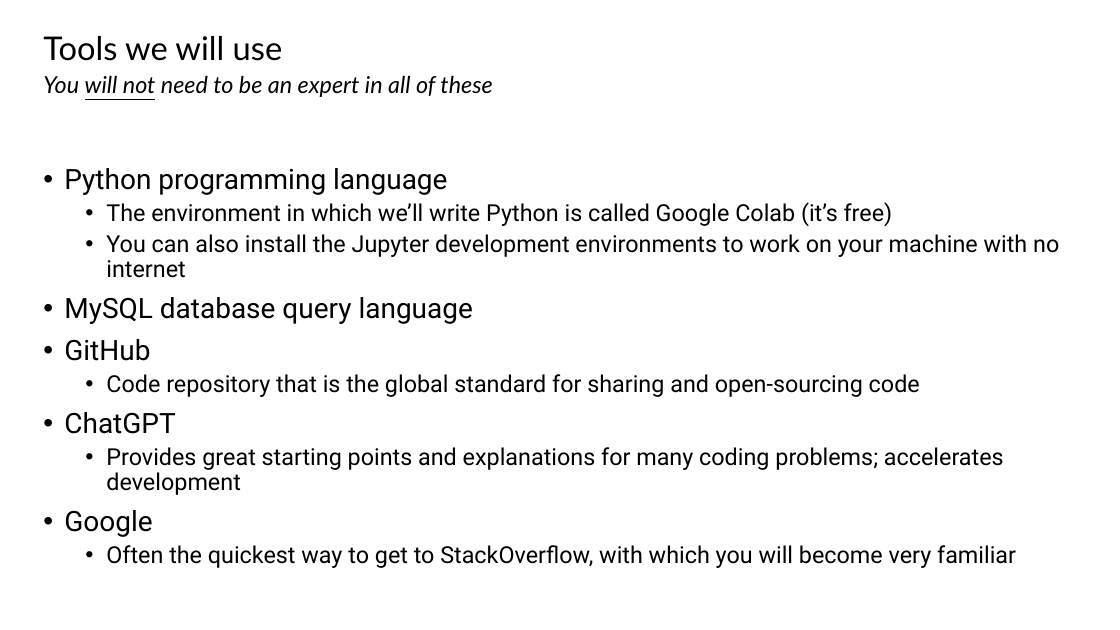
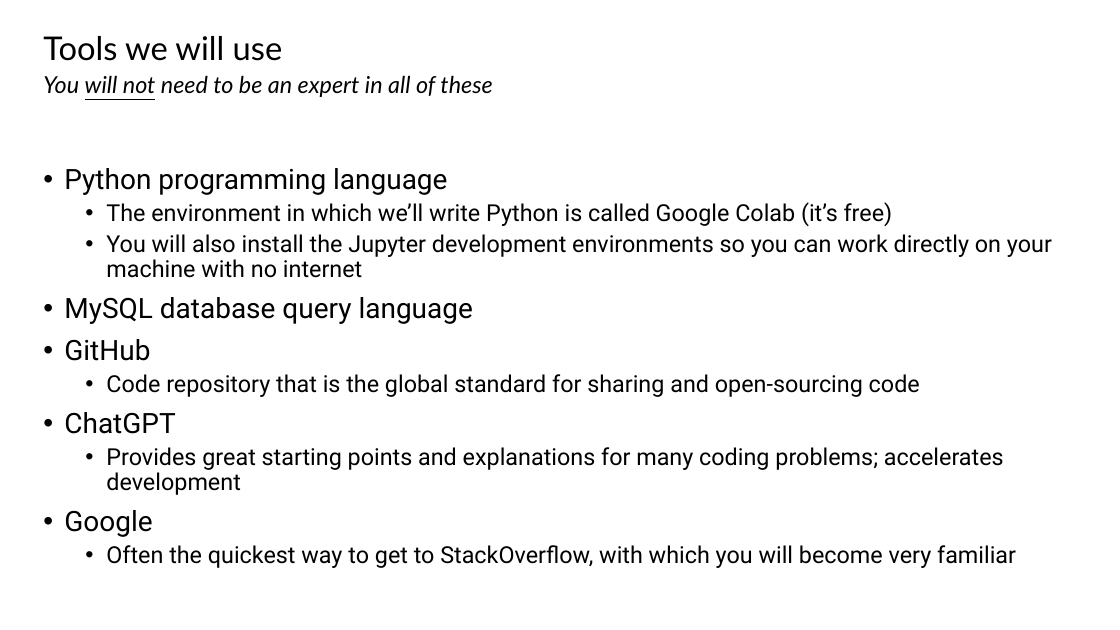
Before and after one commit to tobypenk/data-bootcamp, a slide deck: slide 16 of week 1/Session 1.pptx. Drawn at 1120x630 pixels with LibreOffice and Linux fonts; fonts in the diff are those of the drawing. Boxes give left, top, right and bottom in pixels: in the first picture for what was removed or moved away, otherwise in the second. Text is boxed around its words. In the diff, an @@ line names an element or a change of style, - is before the commit and + after.

```diff
--- a/week 1/Session 1.pptx
+++ b/week 1/Session 1.pptx
@@ text at bbox=[106, 234, 1052, 278]: text changed @@
-  • You can also install the Jupyter development environments to work on your machine with no internet
+  • You will also install the Jupyter development environments so you can work directly on your machine with no internet
```
Also in this commit, not shown: 2 other slides changed, 2 other files.
